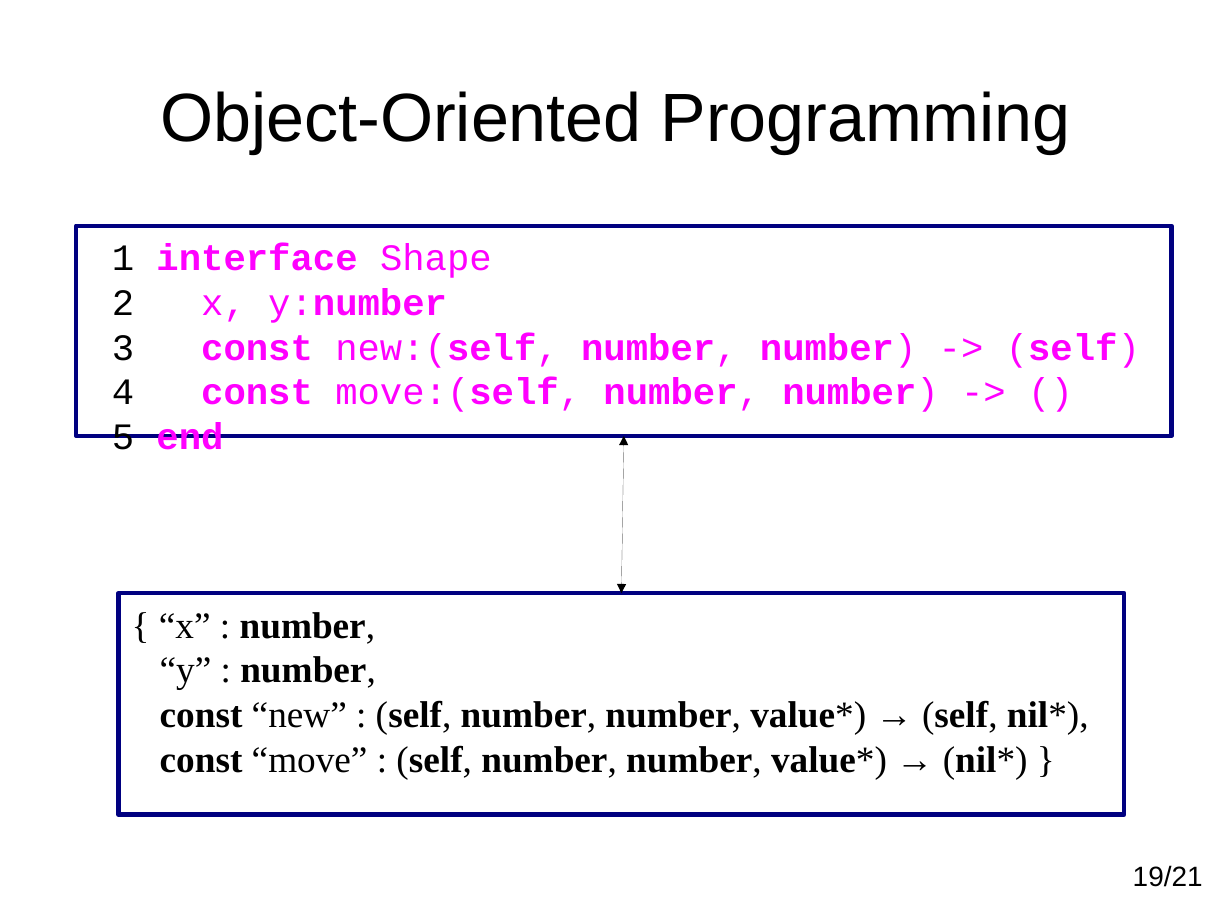
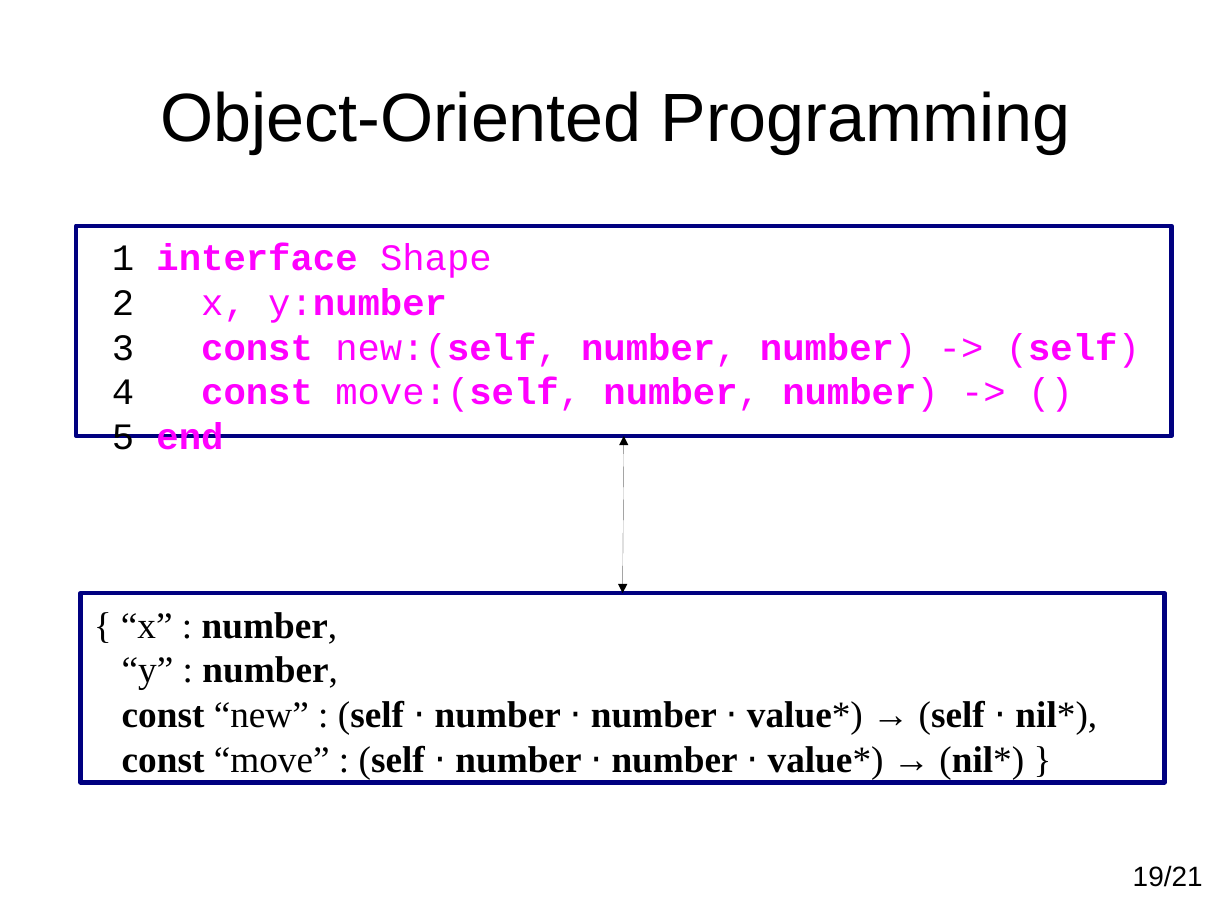
Before and after one commit to andremm/typedlua, a slide deck: slide 19 of doc/slides/dyla2014.odp. Drawn at 1232x924 pixels with LibreOffice and Linux fonts; fonts in the diff are those of the drawing. Boxes give left, top, right and bottom in pixels: in the first picture for what was removed or moved away, otherwise in the second. Text is boxed around its words. In the diff, an @@ line names an element or a change of style, - is before the commit and + after.

```diff
--- a/doc/slides/dyla2014.odp
+++ b/doc/slides/dyla2014.odp
@@ rectangle "{ “x” : number,": place and size @@
-rectangle "{ “x” : number," at bbox=[119, 594, 1125, 815]
+rectangle "{ “x” : number," at bbox=[80, 594, 1165, 783]
@@ text in rectangle at bbox=[122, 700, 1097, 779]: text changed @@
-const “new” : (self, number, number, value*) → (self, nil*),
-const “move” : (self, number, number, value*) → (nil*) }
+const “new” : (self ⋅ number ⋅ number ⋅ value*) → (self ⋅ nil*),
+const “move” : (self ⋅ number ⋅ number ⋅ value*) → (nil*) }
```
Also in this commit, not shown: 12 other slides changed.
